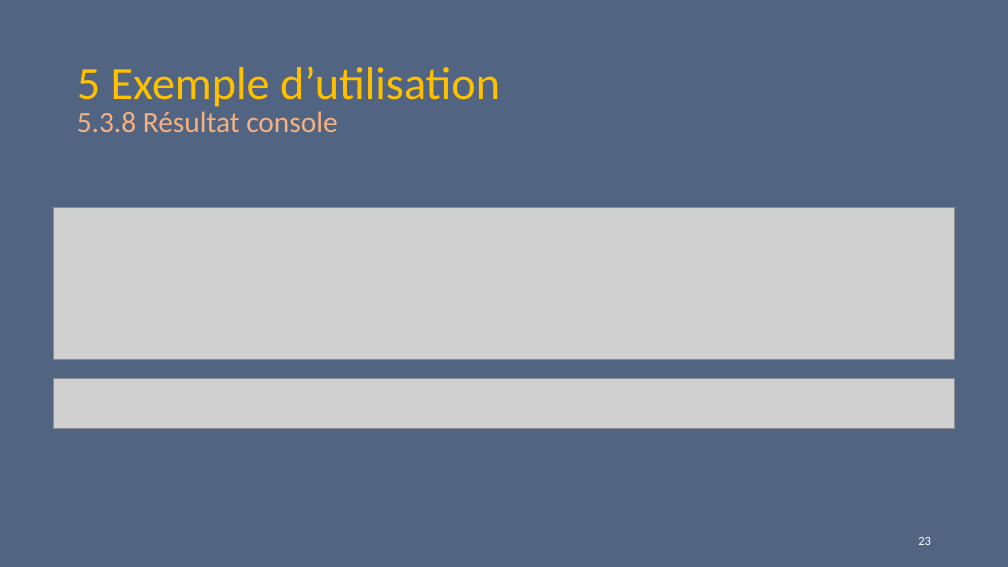
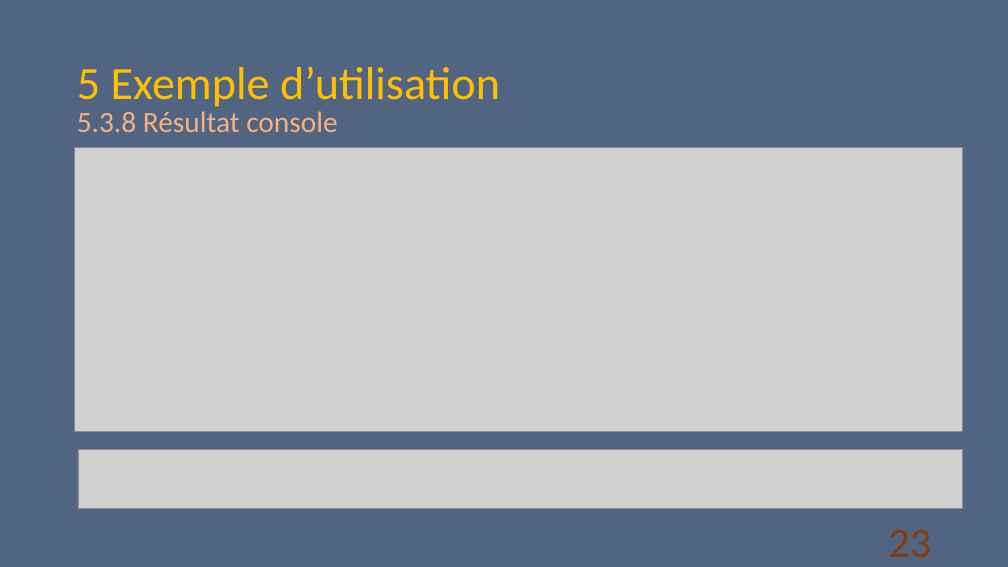
Before and after one commit to D-CRAVO/FORMATION-CDA-2210, a slide deck: slide 23 of 106_DesignPattern/Cours/Observateur/Observateur.pptx. Drawn at 1008x567 pixels with LibreOffice and Linux fonts; fonts in the diff are those of the drawing; grey boxes stand for pictures. Boxes give left, top, right and bottom in pixels: in the first picture for what was removed or moved away, otherwise in the second. Text is boxed around its words. In the diff, an @@ line names an element or a change of style, - is before the commit and + after.

```diff
--- a/106_DesignPattern/Cours/Observateur/Observateur.pptx
+++ b/106_DesignPattern/Cours/Observateur/Observateur.pptx
@@ picture: place and size @@
-picture at box(53, 207, 955, 360)
+picture at box(75, 147, 963, 432)
@@ picture removed at box(53, 379, 955, 428) @@
@@ picture added at box(78, 450, 963, 509) @@
@@ page number at box(889, 530, 932, 557): size 12 to 40 pt, text colour #FFFFFF to #843C0B @@
```
Also in this commit, not shown: 9 other slides changed, 1 slide added, 1 slide removed, 33 other files.
